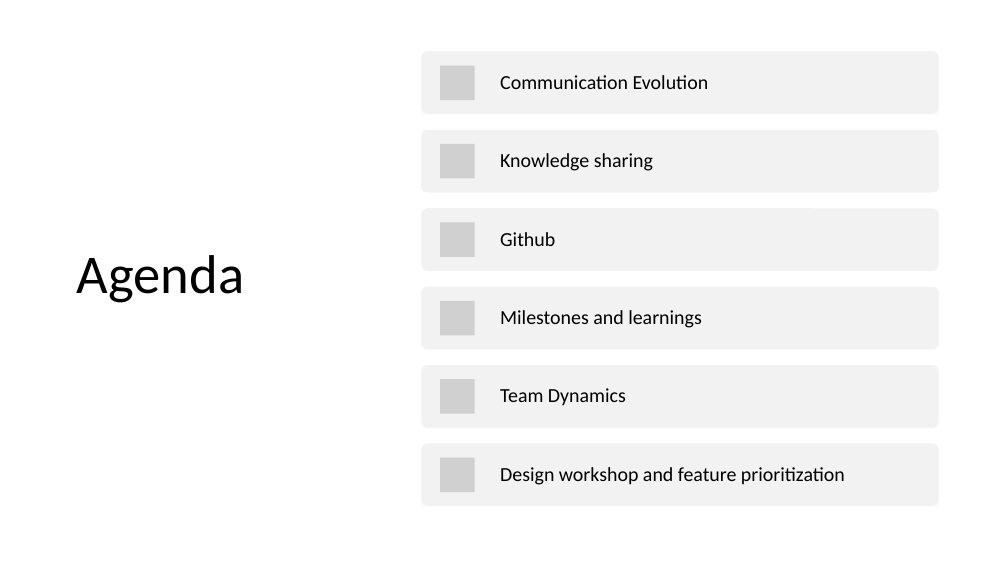
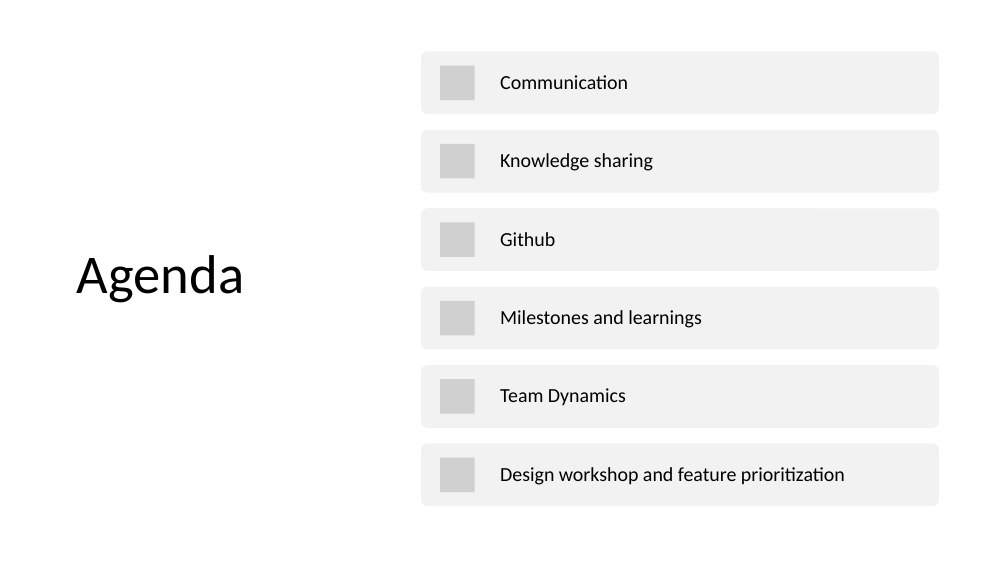
Before and after one commit to SeanMcCrossanTUD/TUD-Group-Project, a slide deck: slide 2 of Project supporting Artifacts/Friday Presentations/201023_friday_presentation.pptx. Drawn at 1008x567 pixels with LibreOffice and Linux fonts; fonts in the diff are those of the drawing; grey boxes stand for pictures. Boxes give left, top, right and bottom in pixels: in the first picture for what was removed or moved away, otherwise in the second. Text is boxed around its words. In the diff, an @@ line names an element or a change of style, - is before the commit and + after.

```diff
--- a/Project supporting Artifacts/Friday Presentations/201023_friday_presentation.pptx
+++ b/Project supporting Artifacts/Friday Presentations/201023_friday_presentation.pptx
@@ text at (x1=500, y1=75, x2=628, y2=89): text changed @@
-Communication Evolution
+Communication
```
Also in this commit, not shown: 5 other slides changed, 1 slide added, 1 slide removed, 1 other file.
